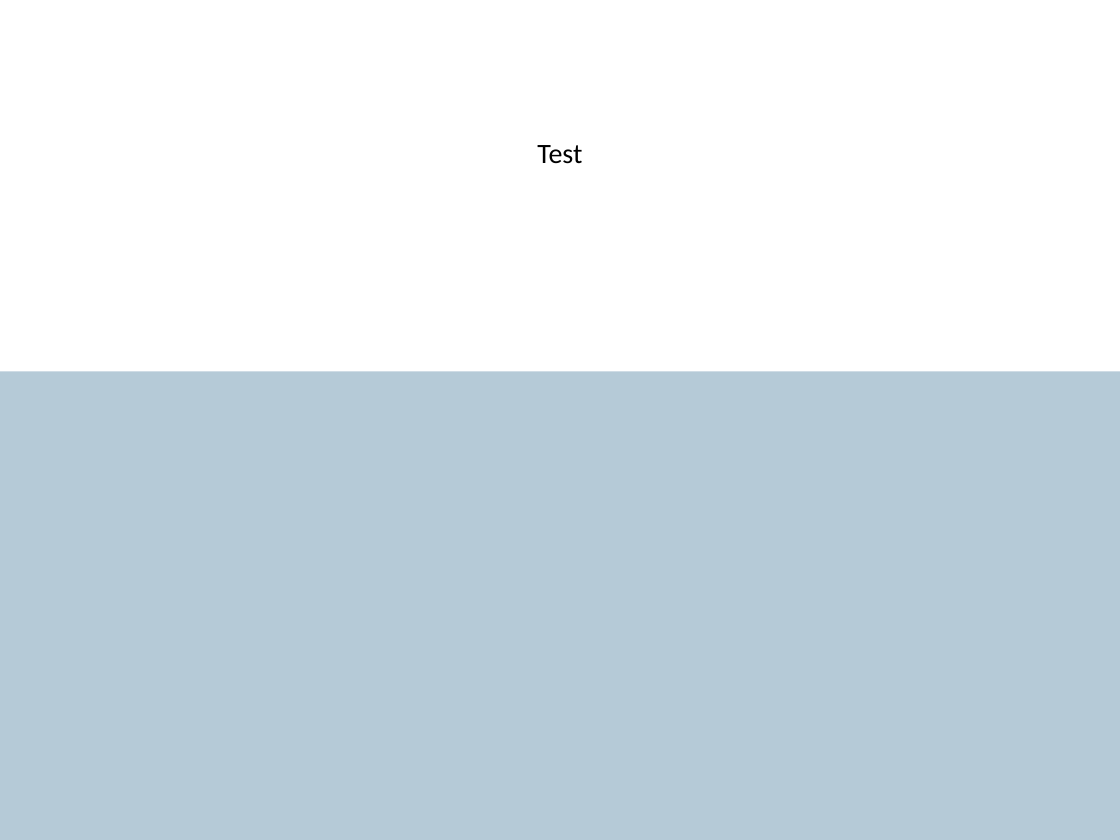
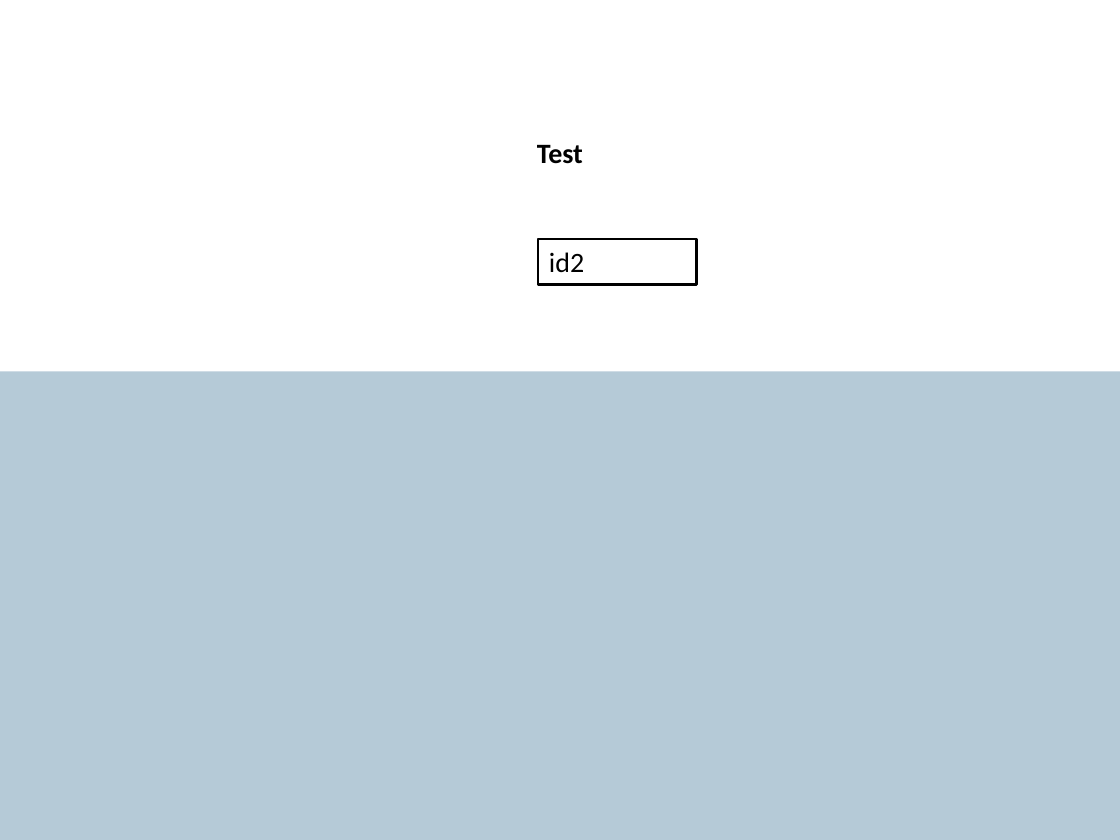
Before and after one commit to ShapeCrawler/ShapeCrawler, a slide deck: slide 1 of ShapeCrawler.Tests.Unit/Resource/020.pptx. Drawn at 1120x840 pixels with LibreOffice and Linux fonts; fonts in the diff are those of the drawing. Boxes give left, top, right and bottom in pixels: in the first picture for what was removed or moved away, otherwise in the second. Text is boxed around its words. In the diff, an @@ line names an element or a change of style, - is before the commit and + after.

```diff
--- a/ShapeCrawler.Tests.Unit/Resource/020.pptx
+++ b/ShapeCrawler.Tests.Unit/Resource/020.pptx
@@ rectangle "Test" at (x1=0, y1=0, x2=1120, y2=372): bold on @@
@@ rectangle added at (x1=538, y1=240, x2=697, y2=284), fill #FFFFFF, outline #000000 1.5 pt, 18 pt, text #000000 @@
+id2
```
Also in this commit, not shown: 2 slides added, 24 other files.
